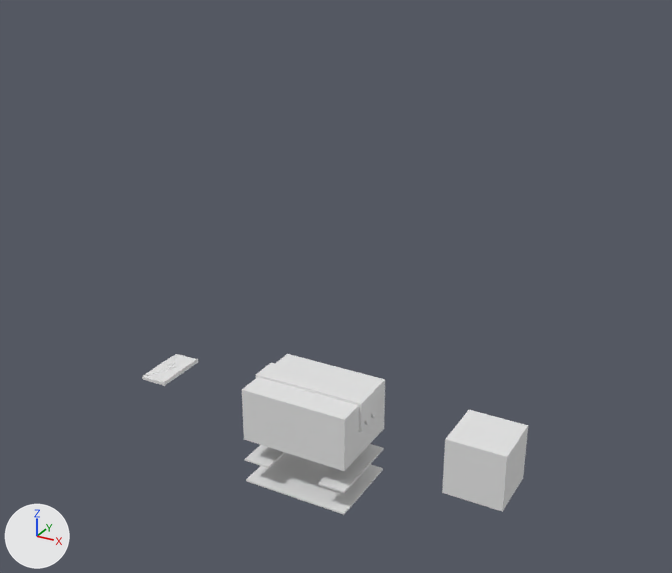
One commit to the Blender file [02] Blender Saves/Player Assets.blend: the scene before it, then after it.
Camera for both pictures: a camera (50 mm lens) standing at (2.26, -3.86, 2.7) and looking at (0.1, 0.07, 0.74). The lights are fixed; the arrows at lower left show +X, +Y and +Z.

Script lines for the objects in view, before the commit:
```python
me_cube_005 = bpy.data.meshes.new('Cube.005')
me_cube_005.from_pydata(...)  # a box spanning x -0.16..0.16, y -0.16..0.16, z -0.16..0.16
me_cube_009 = bpy.data.meshes.new('Cube.009')
me_cube_009.from_pydata(...)  # a box spanning x -0.317..0.317, y -0.238..0.0, z -0.437..-0.427
me_plane_005 = bpy.data.meshes.new('Plane.005')
me_plane_005.from_pydata(...)  # 1802 vertices, 1808 faces; spans x -37.3..-0.1, y -16.2..16.2, z -2.5..3.4
ob_box_morph_003 = bpy.data.objects.new('Box_Morph.003', me_cube_009)
ob_box_morph_003.location = (0.0, 0.0, 0.0)
ob_cube = bpy.data.objects.new('Cube', me_cube_005)
ob_cube.location = (1.0, 0.0, 0.0)
ob_plane = bpy.data.objects.new('Plane', me_plane_005)
ob_plane.location = (-1.0, 0.0, 0.0)
ob_plane.rotation_euler = (1.571, 1.571, 0.0)  # degrees (90, 90, 0)
ob_plane.scale = (0.0538, 0.0538, 0.0538)
ob_plane.hide_set(True)
# also in view: 'Plane.001' at (-1.0, 0.0, 0.0); 'Box_Morph' at (0.0, 0.0, 0.01); 'Box_Morph.004' at (0.0, 0.12, -0.43); 'Box_Morph.001' at (0.24, 0.0, -0.29)
```
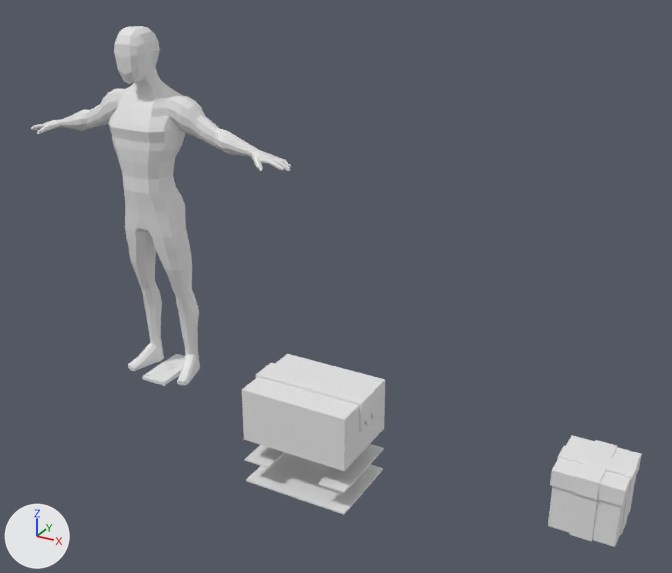
What differs and where, as boxes [x1, y1, x2, y2] in the pictures (672 x 573 px):
```json
{"object": "Plane", "change": "shown", "after": [31, 26, 291, 385]}
{"object": "Cube", "change": "deleted", "before": [442, 410, 528, 512]}
{"object": "Gift_Lid", "change": "added", "after": [550, 435, 641, 506]}
{"object": "Gift", "change": "added", "after": [548, 486, 634, 547]}
```

Scene script edits in JSON lines:
```json
{"op": "add", "block": "me_cube_006", "code": ["me_cube_006 = bpy.data.meshes.new('Cube.006')", "me_cube_006.from_pydata(...)  # 75 vertices, 43 faces; spans x -1.11..1.11, y -1.11..1.11, z 1.32..1.9"]}
{"op": "add", "block": "me_cube_005_1", "code": ["me_cube_005_1 = bpy.data.meshes.new('Cube.005')", "me_cube_005_1.from_pydata(...)  # 126 vertices, 105 faces; spans x -1.05..1.05, y -1.05..1.05, z -1.05..1.0"]}
{"op": "remove", "block": "ob_plane", "code": "ob_plane.hide_set(True)"}
{"op": "remove", "block": "ob_cube", "code": ["ob_cube = bpy.data.objects.new('Cube', me_cube_005)", "ob_cube.location = (1.0, 0.0, 0.0)"]}
{"op": "add", "block": "ob_gift_lid", "code": ["ob_gift_lid = bpy.data.objects.new('Gift_Lid', me_cube_006)", "ob_gift_lid.location = (1.549, 0.0, -0.131)", "ob_gift_lid.scale = (0.16, 0.16, 0.16)"]}
{"op": "add", "block": "ob_gift", "code": ["ob_gift = bpy.data.objects.new('Gift', me_cube_005_1)", "ob_gift.location = (1.549, 0.0, 0.0)", "ob_gift.scale = (0.16, 0.16, 0.16)"]}
```
